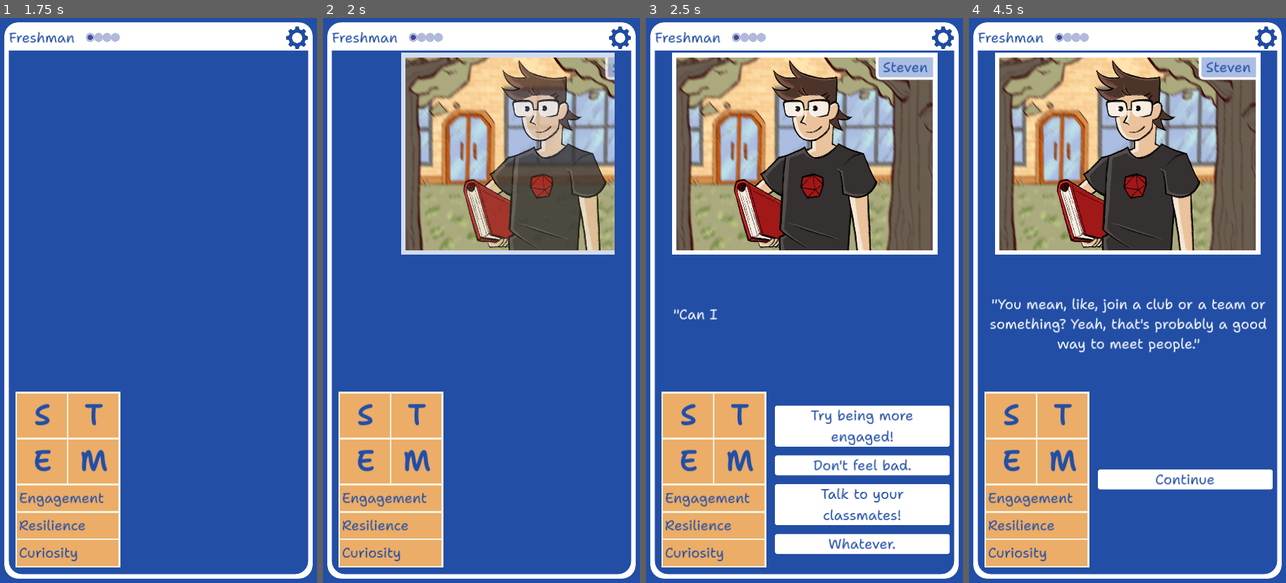
Above: before the commit, frames 1-4 (left to right).
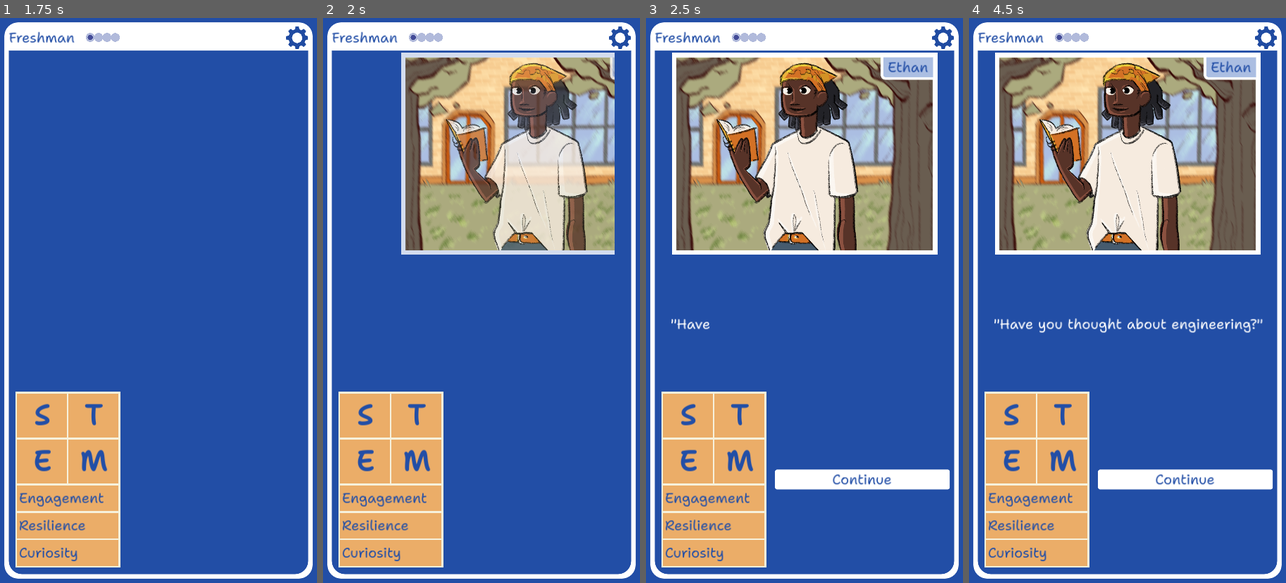
Above: after the commit, the same moments.

Repository: stem-career-paths/game
Game: Godot game, scene res://ui/screen.tscn
Two runs of this game, one before a commit and one after it. Both use one fixed random seed, a clock stepped at 60 frames per second and the inputs below.
Inputs (mouse positions are in pixels of both pictures, inside the frame that each line leads up to):
- Up to frame 1 (1.75 s): click (158, 475) at 0.52 s; click (215, 481) at 1.25 s
- Up to frame 2 (2 s): no input
- Up to frame 3 (2.5 s): tap Enter at 2 s; drag from (804, 323) to (836, 176) at 2.02 s
- Up to frame 4 (4.5 s): click (1184, 424) at 2.77 s; click (1266, 40) at 3.5 s; tap Space at 4.25 s; drag from (1064, 328) to (1111, 413) at 4.27 s

Frame 1 is identical in both runs. In frame 2, 10% of the frame differs, in the area x 38-92%, y 7-42%; in frame 3, 22%, in the area x 8-96%, y 6-95%; in frame 4, 12%.

Commit message:
Restrict to junior or senior year

Diff:
--- a/project/story/starting_stories/skip_math.gd
+++ b/project/story/starting_stories/skip_math.gd
@@ -3,6 +3,8 @@
 var text := '"I have enough math to graduate. I think I\'ll just skip taking it next semester."'
 
 var npc_name := "Ethan"
+
+var years := [ Year.Name.JUNIOR, Year.Name.SENIOR ]
 
 var options := {
 	"You can\'t know too much!": {
